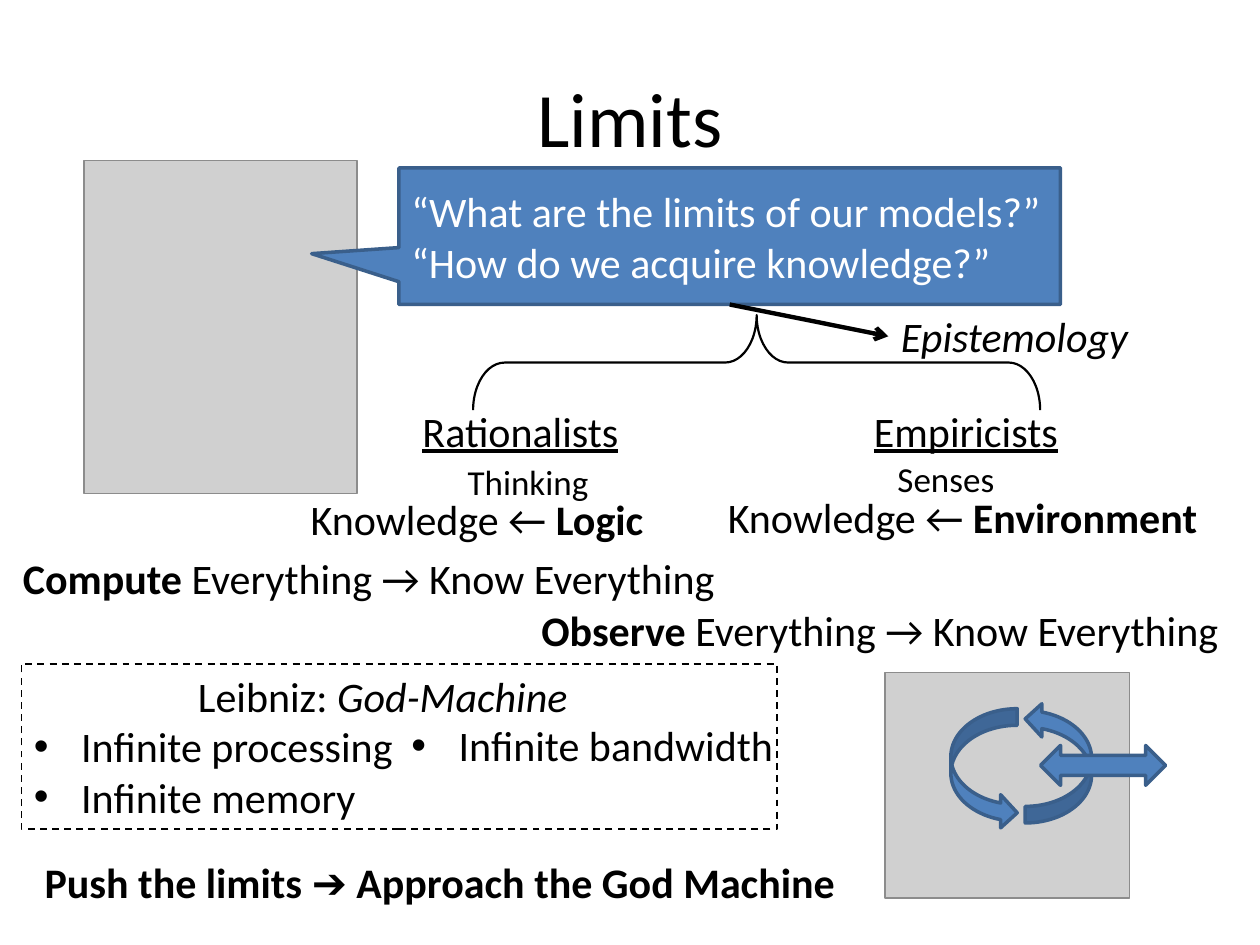
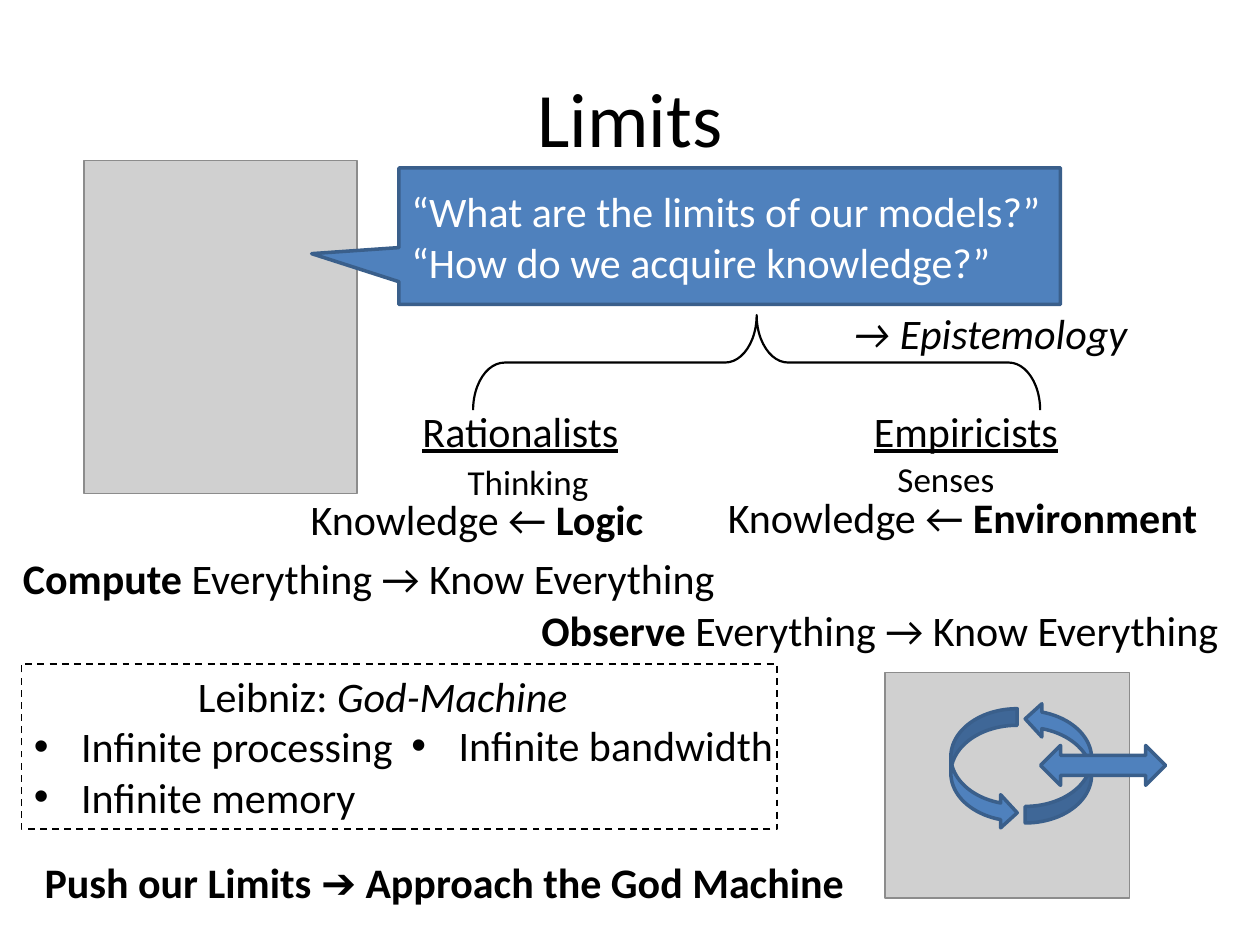
Before and after one commit to dhutchis/ModelTalk, a slide deck: slide 5 of ModelTalk.pptx (slide 4 before the commit). Drawn at 1260x945 pixels with LibreOffice and Linux fonts; fonts in the diff are those of the drawing; grey boxes stand for pictures. Boxes give left, top, right and bottom in pixels: in the first picture for what was removed or moved away, otherwise in the second. Text is boxed around its words. In the diff, an @@ line names an element or a change of style, - is before the commit and + after.

```diff
--- a/ModelTalk.pptx
+++ b/ModelTalk.pptx
@@ arrow removed from (730, 305) to (888, 336) @@
@@ text at box(900, 319, 1127, 357): text changed @@
-Epistemology
+→ Epistemology
@@ text at box(45, 868, 843, 905): text changed @@
-Push the limits ➔ Approach the God Machine
+Push our Limits ➔ Approach the God Machine
```
Also in this commit, not shown: 3 other slides changed, 5 slides added, 4 slides removed, 1 other file.
